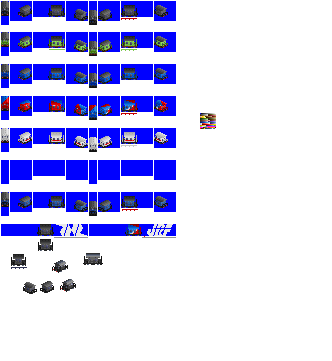
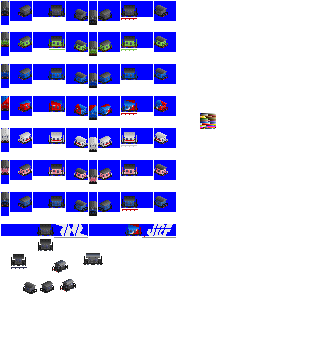
Two versions of the same layered image (332x361). Layer-by-layer changes:
moved "Pasted Layer" above "blue", painted on it over [1, 160, 168, 184]
